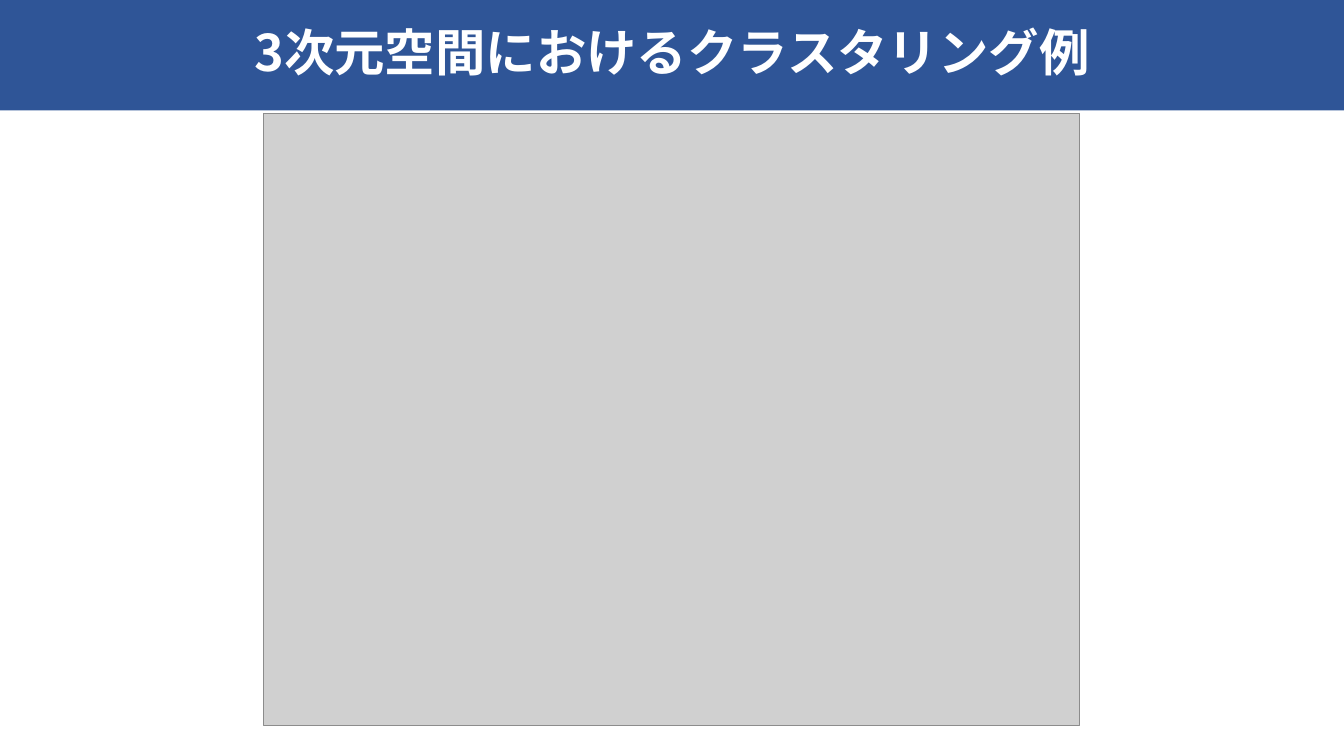
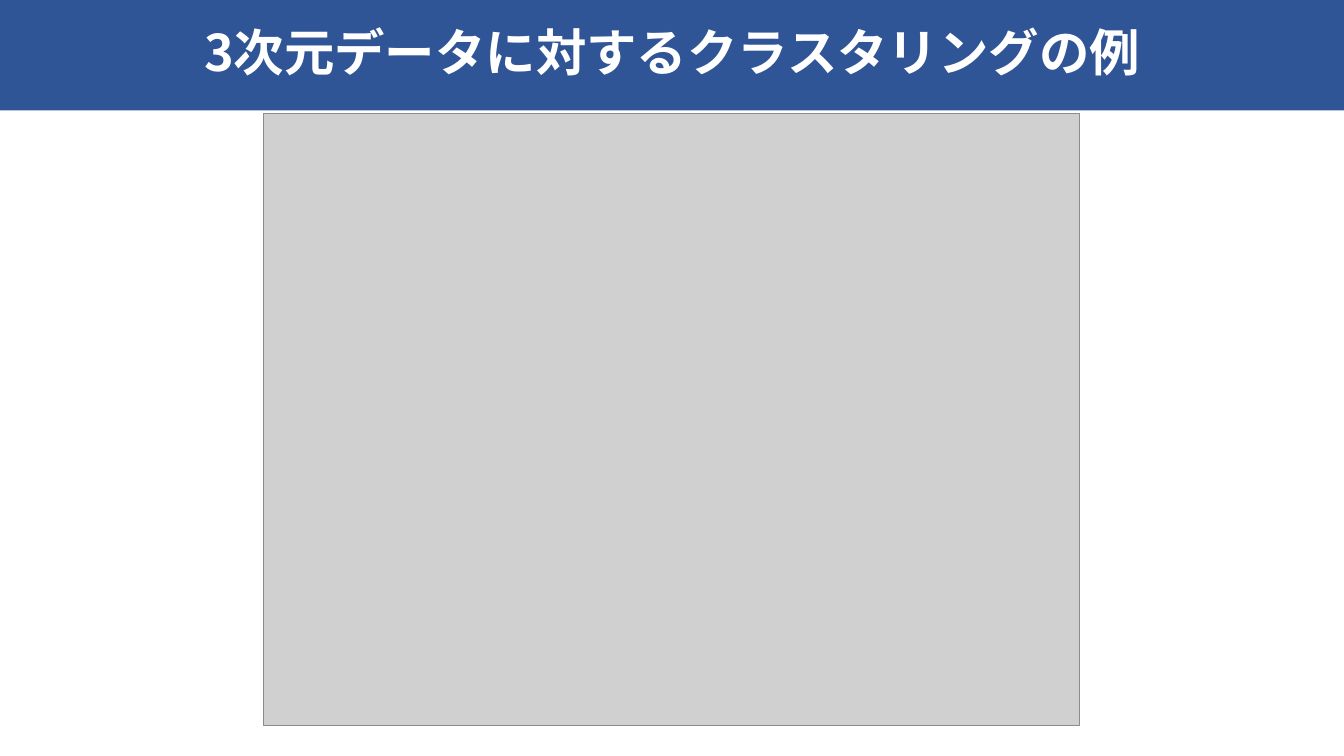
Before and after one commit to raryosu/graduation-research, a slide deck: slide 13 of docs/interim-presen/interim_hagihara.pptx. Drawn at 1344x756 pixels with LibreOffice and Linux fonts; fonts in the diff are those of the drawing; grey boxes stand for pictures. Boxes give left, top, right and bottom in pixels: in the first picture for what was removed or moved away, otherwise in the second. Text is boxed around its words. In the diff, an @@ line names an element or a change of style, - is before the commit and + after.

```diff
--- a/docs/interim-presen/interim_hagihara.pptx
+++ b/docs/interim-presen/interim_hagihara.pptx
@@ title at (x1=204, y1=27, x2=1140, y2=76): text changed @@
-3次元空間におけるクラスタリング例
+3次元データに対するクラスタリングの例
```
Also in this commit, not shown: 10 other slides changed.
